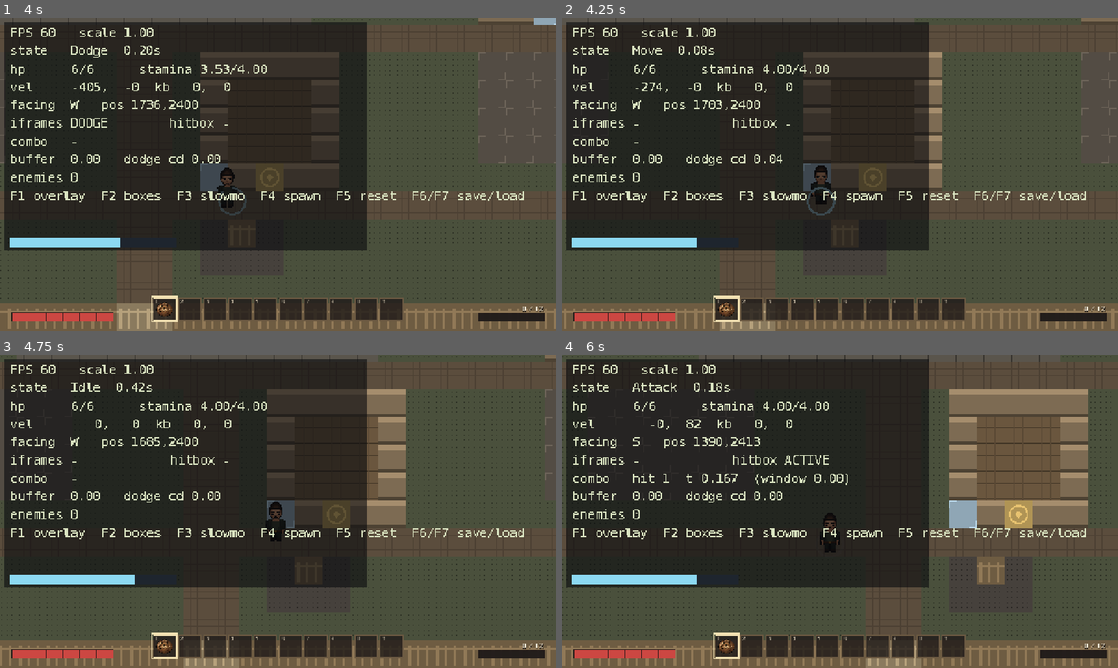
Above: before the commit, frames 1-4 (two rows, left to right).
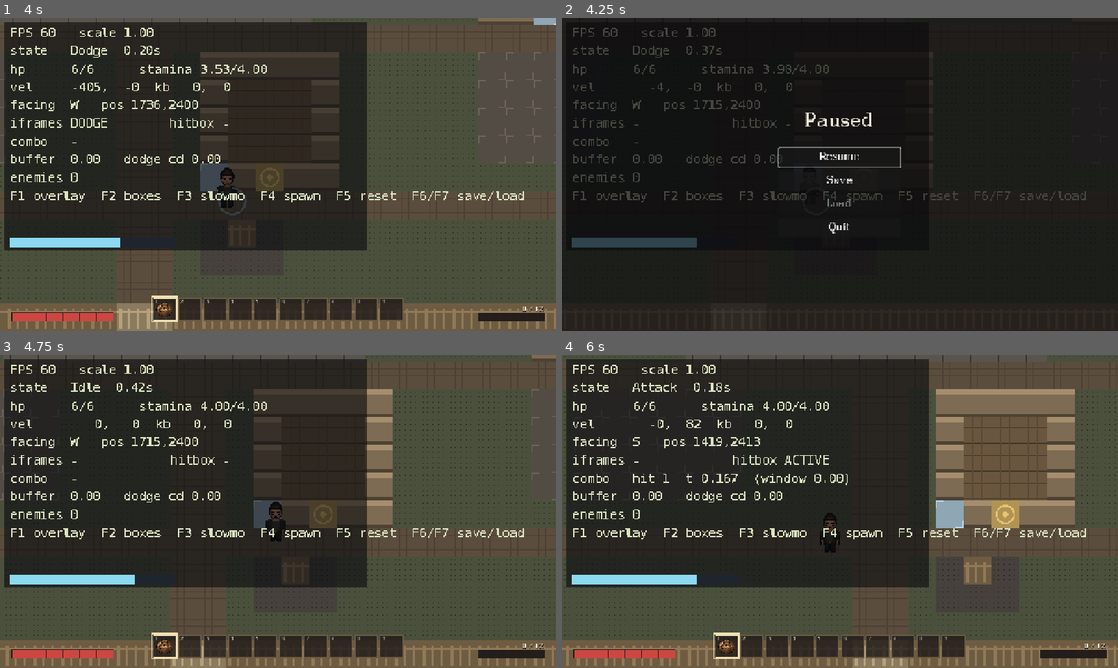
Above: after the commit, the same moments.

Repository: as8596/blightfall
Game: Godot game, scene res://levels/ambry/ambry_level.tscn
The game is run twice, just before and just after one commit, with the same random seed, the same clock (stepped at 60 frames per second) and the same inputs.
Inputs (mouse positions are in pixels of both pictures, inside the frame that each line leads up to):
- Up to frame 1 (4 s): tap Enter at 0.5 s; move the mouse to (400, 158) at 0.52 s; hold D (move_right) 0.53-1.28 s; hold J (attack) 0.53-1.28 s; click (400, 158) at 0.67 s; tap Space at 0.77, 1.52, 3.02, 3.77 s; move the mouse to (166, 190) at 1.27 s; hold S (move_down) 1.28-2.03 s; tap Shift (dodge) at 1.35 s; click (166, 190) at 1.42 s; move the mouse to (333, 105) at 2.02 s; hold D (move_right) 2.03-2.78 s; hold Mouse wheel down (hotbar_next) 2.03-2.78 s; click (333, 105) at 2.17 s; move the mouse to (250, 237) at 2.77 s; hold W (move_up) 2.78-3.53 s; tap Mouse wheel up (hotbar_prev) at 2.85 s; click (250, 237) at 2.92 s; move the mouse to (444, 221) at 3.52 s; hold A (move_left) from 3.53 s (still down); tap E (interact) at 3.6 s; click (444, 221) at 3.67 s
- Up to frame 2 (4.25 s): keep holding A (move_left); tap Escape (ui_cancel) at 4.15 s
- Up to frame 3 (4.75 s): release A (move_left) at 4.25 s; click (278, 492) at 4.25 s, where only the run after the commit has a clickable "Resume"
- Up to frame 4 (6 s): move the mouse to (673, 464) at 5.02 s; hold A (move_left) 5.03-5.78 s; tap K (tool) at 5.1 s; click (673, 464) at 5.17 s; tap Space at 5.27 s; move the mouse to (867, 511) at 5.77 s; hold S (move_down) from 5.78 s (still down); hold J (attack) from 5.78 s (still down); click (867, 511) at 5.92 s

Frame 1 is identical in both runs. In frame 2, 60% of the frame differs, in the area x 0-100%, y 0-100%; in frame 3, 6.3%; in frame 4, 7.3%.

Commit message:
Escape: a pause menu with resume, save, load and quit
An autoload like Hud and ScreenFade, for the same two reasons — it has to exist
in every scene without each one remembering it, and it has to survive the
change_scene_to_file that loading a save performs. A menu parented to the
outgoing scene is freed halfway through the thing it just asked for.

It pauses the tree, and three things deliberately keep running: Music, so the
score does not cut out; ScreenFade, so a transition started before the pause can
still finish; and the menu itself, or Escape would have no way to close it.
Everything else stops, which is the point of pausing. All three are asserted,
because "music kept playing" is not something a test notices by accident.

Load goes through `Transition` rather than SaveGame's own scene change, so it
gets the fade and the same tested ordering every door already uses — and it
unpauses *first*, since the transition's awaited frames need a running tree and
Transition is not the thing that paused it.

Opening is refused while a transition is in flight: the outgoing scene is being
torn down, and a menu that survived into the next one would be sitting on top of
a level the player has not seen yet. Load is disabled when the slot is empty,
because a button that silently does nothing reads as broken rather than as an
empty save.

178 smoke, 14 doorway, 14 death.

Co-Authored-By: Claude Opus 5 <noreply@anthropic.com>
Claude-Session: https://claude.ai/code/session_01WGRNsky2EarY8ooktQdibJ

Diff:
--- a/project.godot
+++ b/project.godot
@@ -29,6 +29,7 @@
 Items="*res://autoloads/items.gd"
 Music="*res://autoloads/music.gd"
 Hud="*res://ui/hud.gd"
+PauseMenu="*res://ui/pause_menu.gd"
 
 [display]
 
--- a/tests/m1_smoke_test.gd
+++ b/tests/m1_smoke_test.gd
@@ -861,6 +861,24 @@
 	_check("the tool verb is what uses the selected slot",
 		Items.has(&"bread") and kit.item_at(0) != null)
 
+	# Escape pauses, and the three things that must survive a pause do.
+	_check("escape is bound", InputMap.has_action(&"ui_cancel"))
+	PauseMenu.open()
+	await _ticks(1)
+	_check("the menu pauses the tree", PauseMenu.is_open() and get_tree().paused)
+	_check("and hides the HUD", not Hud.enabled)
+	_check("music keeps running while paused",
+		Music.process_mode == Node.PROCESS_MODE_ALWAYS)
+	_check("so does the fade, so a transition can finish",
+		ScreenFade.process_mode == Node.PROCESS_MODE_ALWAYS)
+	PauseMenu.close()
+	await _ticks(1)
+	_check("closing gives the game back",
+		not PauseMenu.is_open() and not get_tree().paused and Hud.enabled)
+	# A menu opening over a scene change would sit on top of a level the player
+	# has not seen yet.
+	Transition.auto_retry = false
+
 	var wheel := level.player.get_node_or_null("StaminaWheel")
 	_check("stamina is a ring on the character, not a bar in a corner", wheel != null)
 
--- /dev/null
+++ b/ui/pause_menu.gd
@@ -0,0 +1,154 @@
+extends CanvasLayer
+## Escape. Resume, save, load, quit.
+##
+## An autoload, like `Hud` and `ScreenFade`, for the same two reasons: it has to
+## exist in every scene without each one remembering to add it, and it has to
+## survive the `change_scene_to_file` that loading a save performs — a menu
+## parented to the outgoing scene is freed halfway through the thing it asked
+## for.
+##
+## **It pauses the tree, and three things deliberately keep running.** `Music`
+## and `ScreenFade` are `PROCESS_MODE_ALWAYS`, so the score does not cut out and
+## a transition started before the pause can still finish; and this menu itself,
+## or Escape would have no way to close it. Everything else — the player, the
+## enemies, every timer — stops, which is what makes pausing worth having.
+
+## Above the HUD (64) and the debug overlay (100), below the fade (128). A menu
+## the fade cannot cover would flicker into view mid-transition.
+const LAYER: int = 110
+
+signal opened
+signal closed
+
+var _root: Control
+var _buttons: Array[Button] = []
+var _open: bool = false
+
+
+func _ready() -> void:
+	layer = LAYER
+	process_mode = Node.PROCESS_MODE_ALWAYS
+	_build()
+	_root.visible = false
+
+
+func is_open() -> bool:
+	return _open
+
+
+func toggle() -> void:
+	if _open:
+		close()
+	else:
+		open()
+
+
+func open() -> void:
+	# Never over a transition: the scene is being torn down and a menu that
+	# survives into the next one would be sitting on top of a level the player
+	# has not seen yet.
+	if _open or Transition.is_busy():
+		return
+	_open = true
+	_refresh()
+	_root.visible = true
+	get_tree().paused = true
+	Hud.enabled = false
+	if not _buttons.is_empty():
+		_buttons[0].grab_focus()
+	opened.emit()
+
+
+func close() -> void:
+	if not _open:
+		return
+	_open = false
+	_root.visible = false
+	get_tree().paused = false
+	Hud.enabled = true
+	closed.emit()
+
+
+func _unhandled_input(event: InputEvent) -> void:
+	if event.is_action_pressed(&"ui_cancel"):
+		toggle()
+		get_viewport().set_input_as_handled()
+
+
+# ------------------------------------------------------------------ actions
+
+func _on_save() -> void:
+	if SaveGame.save_slot(SaveGame.current_slot):
+		close()
+
+
+func _on_load() -> void:
+	var data := SaveGame.read_slot(SaveGame.current_slot)
+	if data.is_empty():
+		return
+	var scene := String(data.get("scene", ""))
+	if scene.is_empty() or not ResourceLoader.exists(scene):
+		return
+	# Unpause first: the transition's fade and its awaited frames need the tree
+	# running, and `Transition` is not the thing that paused it.
+	close()
+	@warning_ignore("return_value_discarded")
+	Transition.go(scene, "", data)
+
+
+func _on_quit() -> void:
+	get_tree().quit()
+
+
+# ------------------------------------------------------------------ building
+
+func _refresh() -> void:
+	# Loading with nothing on disk would silently do nothing, which reads as a
+	# broken button rather than as an empty slot.
+	if _buttons.size() >= 3:
+		_buttons[2].disabled = not SaveGame.has_save(SaveGame.current_slot)
+
+
+func _build() -> void:
+	_root = Control.new()
+	_root.name = "PauseMenu"
+	_root.set_anchors_preset(Control.PRESET_FULL_RECT)
+	add_child(_root)
+
+	var scrim := ColorRect.new()
+	scrim.color = Color(0.04, 0.04, 0.05, 0.72)
+	scrim.set_anchors_preset(Control.PRESET_FULL_RECT)
+	scrim.mouse_filter = Control.MOUSE_FILTER_STOP
+	_root.add_child(scrim)
+
+	var column := VBoxContainer.new()
+	column.set_anchors_preset(Control.PRESET_CENTER)
+	column.grow_horizontal = Control.GROW_DIRECTION_BOTH
+	column.grow_vertical = Control.GROW_DIRECTION_BOTH
+	column.add_theme_constant_override("separation", 10)
+	_root.add_child(column)
+
+	var title := Label.new()
+	title.text = "Paused"
+	title.horizontal_alignment = HORIZONTAL_ALIGNMENT_CENTER
+	title.add_theme_font_size_override("font_size", 44)
+	title.add_theme_color_override("font_color", Color(0.95, 0.92, 0.85))
+	column.add_child(title)
+
+	var spacer := Control.new()
+	spacer.custom_minimum_size = Vector2(0, 18)
+	column.add_child(spacer)
+
+	for entry in [
+		["Resume", close],
+		["Save", _on_save],
+		["Load", _on_load],
+		["Quit", _on_quit],
+	]:
+		var button := Button.new()
+		button.text = entry[0]
+		button.custom_minimum_size = Vector2(280, 44)
+		button.add_theme_font_size_override("font_size", 24)
+		button.pressed.connect(entry[1])
+		column.add_child(button)
+		_buttons.append(button)
Not shown, added: ui/pause_menu.gd.uid
Not shown, changed: README.md
Not shown, changed: docs/M1-NOTES.md
